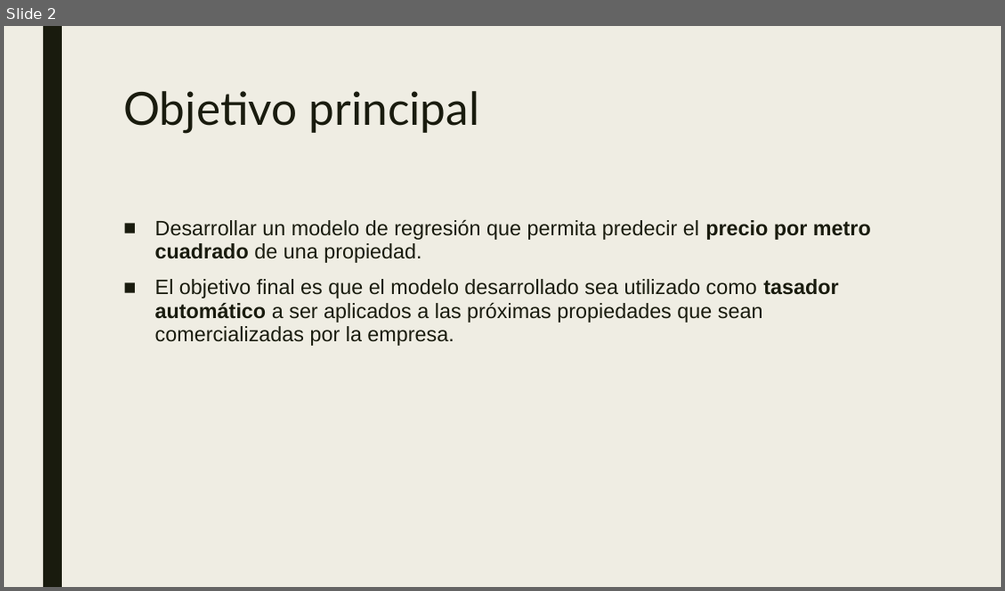
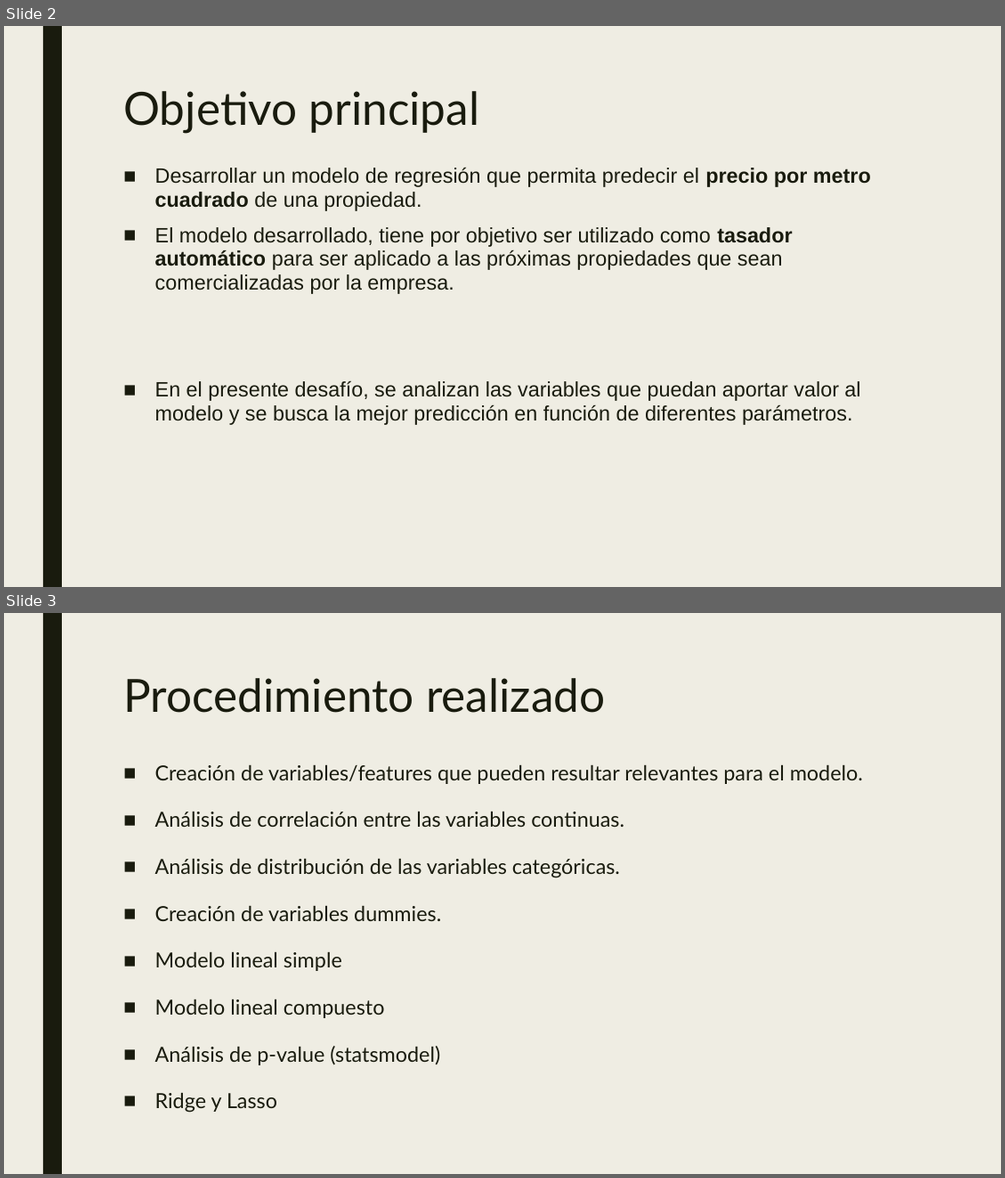
Before and after one commit to varelapablos/Desafio1-G3, a slide deck: Presentación - Desafio 2 - Regresión Lineal Properati.pptx. Shown one above the other, each under a label of ours: slide 2 before the commit, slides 2 and 3 after it. The pictures are 1005x591 and 1005x1178 pixels, drawn with LibreOffice and Linux fonts; fonts in the diff are those of the drawing. Boxes give left, top, right and bottom in pixels: in the first picture for what was removed or moved away, otherwise in the second. Text is boxed around its words. In the diff, an @@ line names an element or a change of style, - is before the commit and + after.

Commit message:
Presentación Desafío 2 - Final

```diff
--- a/Presentación - Desafio 2 - Regresión Lineal Properati.pptx
+++ b/Presentación - Desafio 2 - Regresión Lineal Properati.pptx
@@ slide 3 added at box(4, 613, 1001, 1174), background #EFEDE3; not listed: 1 template element that a slide beside it also shows @@
@@ title added at box(123, 678, 605, 713), 44 pt, text #191B0E @@
+Procedimiento realizado
@@ text added at box(155, 764, 863, 1112), 20 pt, text #191B0E @@
+■ Creación de variables/features que pueden resultar relevantes para el modelo.
+■ Análisis de correlación entre las variables continuas.
+■ Análisis de distribución de las variables categóricas.
+■ Creación de variables dummies.
+■ Modelo lineal simple
+■ Modelo lineal compuesto
+■ Análisis de p-value (statsmodel)
+■ Ridge y Lasso
@@ slide 2 changed as well @@
@@ text "Desarrollar un modelo de regresión ...": place and size @@
-text "Desarrollar un modelo de regresión ..." at box(155, 219, 871, 346)
+text "Desarrollar un modelo de regresión ..." at box(155, 167, 871, 425)
@@ text at box(155, 227, 860, 425): text changed @@
-■ El objetivo final es que el modelo desarrollado sea utilizado como tasador automático a ser aplicados a las próximas propiedades que sean comercializadas por la empresa.
+■ El modelo desarrollado, tiene por objetivo ser utilizado como tasador automático para ser aplicado a las próximas propiedades que sean comercializadas por la empresa.
+■ En el presente desafío, se analizan las variables que puedan aportar valor al modelo y se busca la mejor predicción en función de diferentes parámetros.
```
Also in this commit, not shown: 1 other slide changed, 14 other slides added, 11 slides removed.
